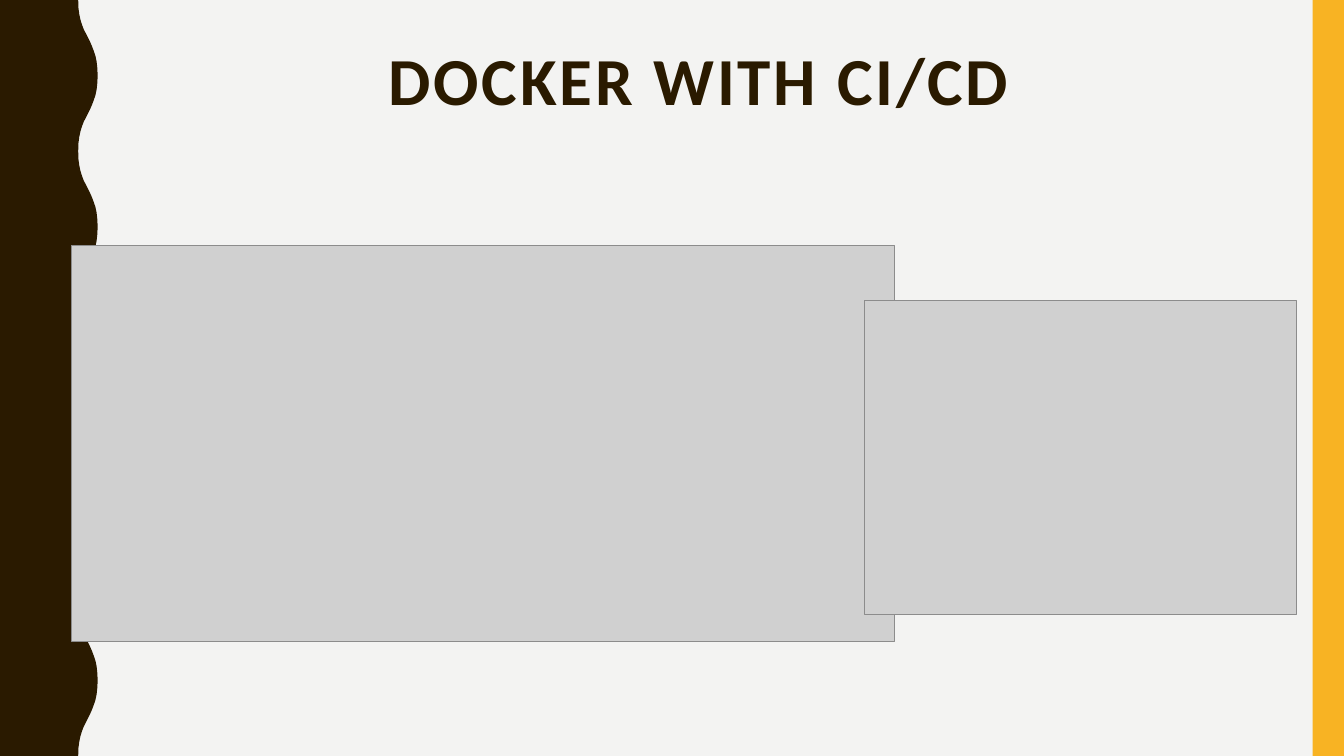
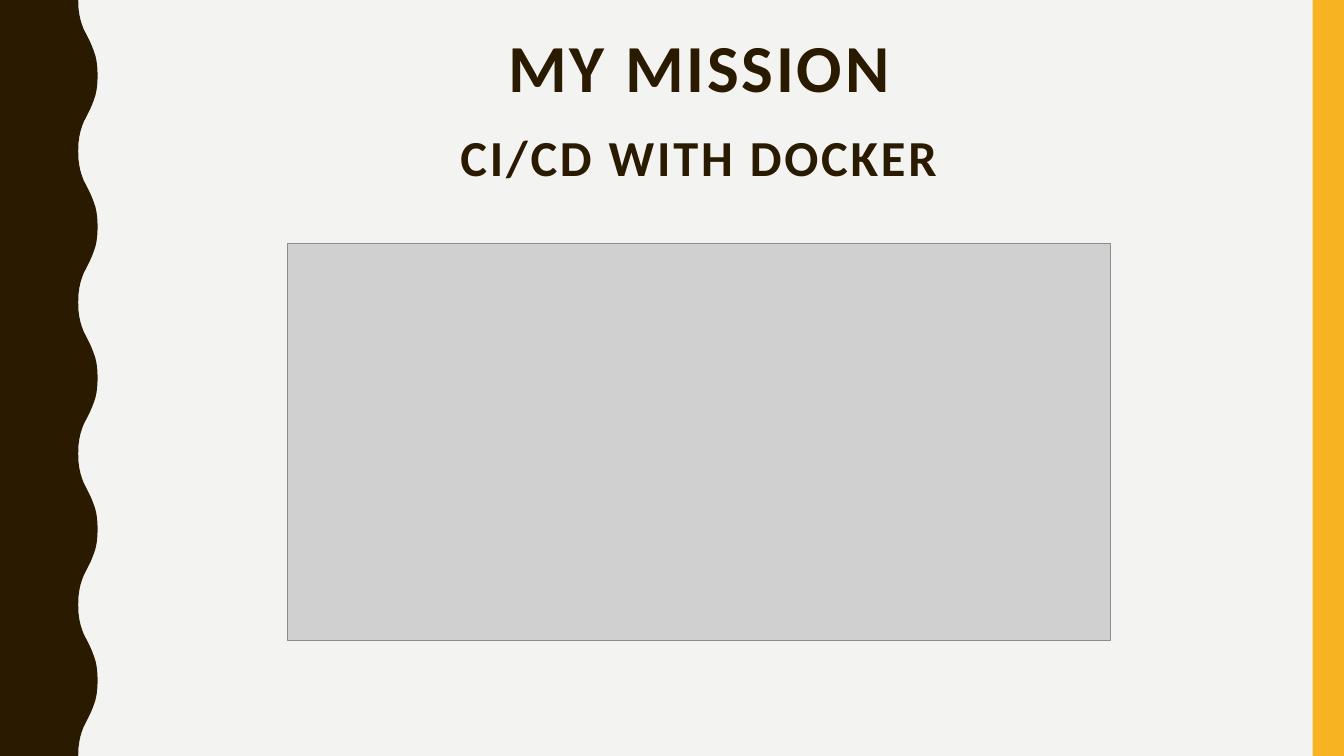
Before and after one commit to shaayaan16/segfaultshooter, a slide deck: slide 7 of Demo.pptx (slide 8 before the commit). Drawn at 1344x756 pixels with LibreOffice and Linux fonts; fonts in the diff are those of the drawing; grey boxes stand for pictures. Boxes give left, top, right and bottom in pixels: in the first picture for what was removed or moved away, otherwise in the second. Text is boxed around its words. In the diff, an @@ line names an element or a change of style, - is before the commit and + after.

```diff
--- a/Demo.pptx
+++ b/Demo.pptx
@@ text added at (508, 48, 889, 93), 48 pt, text #2A1A00, bold @@
+MY MISSION
@@ title at (460, 140, 937, 179): text changed; size 48 to 36 pt @@
-DOCKER WITH CI/CD
+CI/CD WITH DOCKER
@@ picture: place and size @@
-picture at (72, 246, 895, 642)
+picture at (287, 244, 1111, 640)
@@ picture removed at (864, 300, 1297, 614) @@
```
Also in this commit, not shown: 4 other slides changed, 2 slides added, 2 slides removed.
